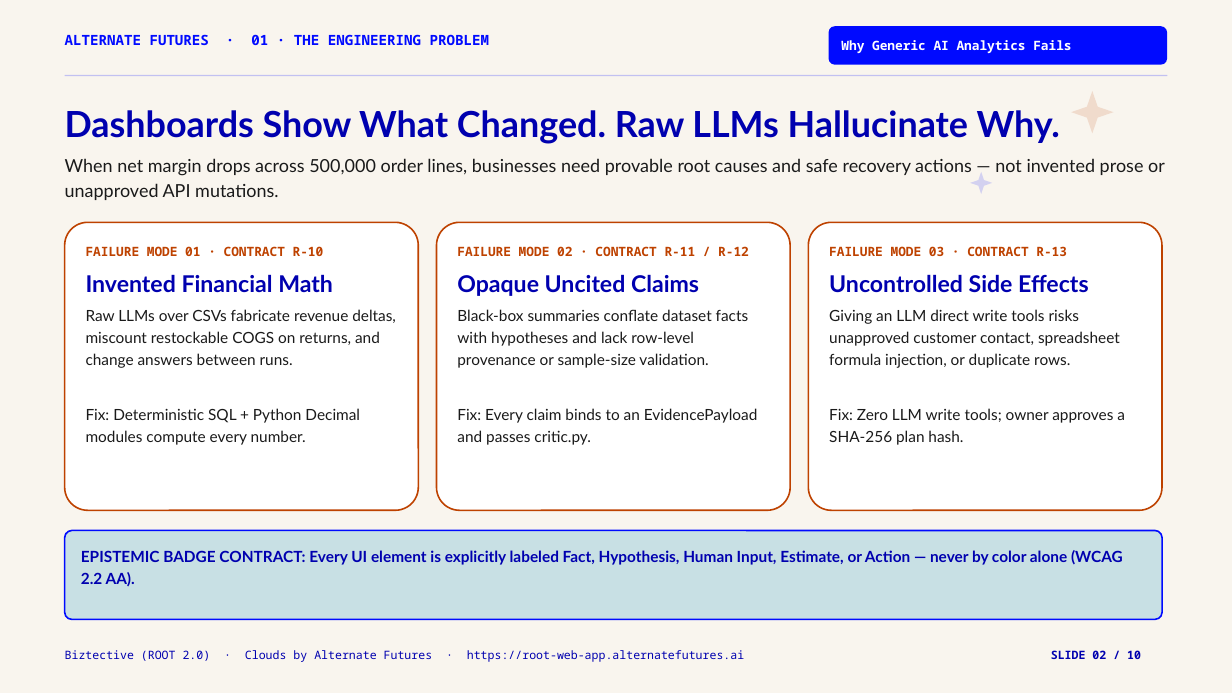
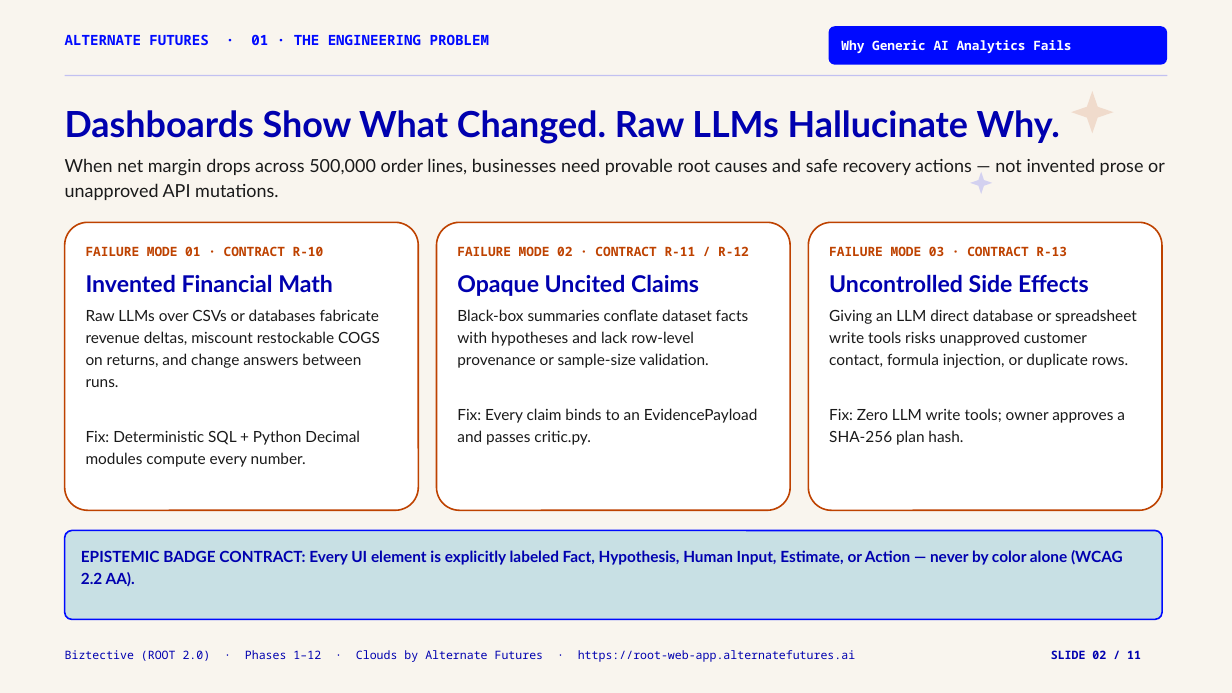
Before and after one commit to MahateerMuhammad/Biztective, a slide deck: slide 2 of docs/Biztective_Alternate_Futures_Deck.pptx. Drawn at 1232x693 pixels with LibreOffice and Linux fonts; fonts in the diff are those of the drawing. Boxes give left, top, right and bottom in pixels: in the first picture for what was removed or moved away, otherwise in the second. Text is boxed around its words. In the diff, an @@ line names an element or a change of style, - is before the commit and + after.

Commit message:
chore: Phase 12 build 1.0.5 images (1.0.4 tag was pre-existing)

```diff
--- a/docs/Biztective_Alternate_Futures_Deck.pptx
+++ b/docs/Biztective_Alternate_Futures_Deck.pptx
@@ text in rounded rectangle at (86,309,380,467): text changed @@
-Raw LLMs over CSVs fabricate revenue deltas, miscount restockable COGS on returns, and change answers between runs.
-Fix: Deterministic SQL + Python Decimal modules compute every number.
+Raw LLMs over CSVs or databases fabricate revenue deltas, miscount restockable COGS on returns, and change answers between runs.
+Fix: Deterministic SQL + Python Decimal modules compute every number.
@@ text in rounded rectangle at (829,309,1137,445): text changed @@
-Giving an LLM direct write tools risks unapproved customer contact, spreadsheet formula injection, or duplicate rows.
-Fix: Zero LLM write tools; owner approves a SHA-256 plan hash.
+Giving an LLM direct database or spreadsheet write tools risks unapproved customer contact, formula injection, or duplicate rows.
+Fix: Zero LLM write tools; owner approves a SHA-256 plan hash.
@@ text at (65,650,855,662): text changed @@
-Biztective (ROOT 2.0) · Clouds by Alternate Futures · https://root-web-app.alternatefutures.ai
+Biztective (ROOT 2.0) · Phases 1–12 · Clouds by Alternate Futures · https://root-web-app.alternatefutures.ai
@@ text at (1051,650,1141,659): text changed @@
-SLIDE 02 / 10
+SLIDE 02 / 11
```
Also in this commit, not shown: 9 other slides changed, 1 slide added, 3 other files.
